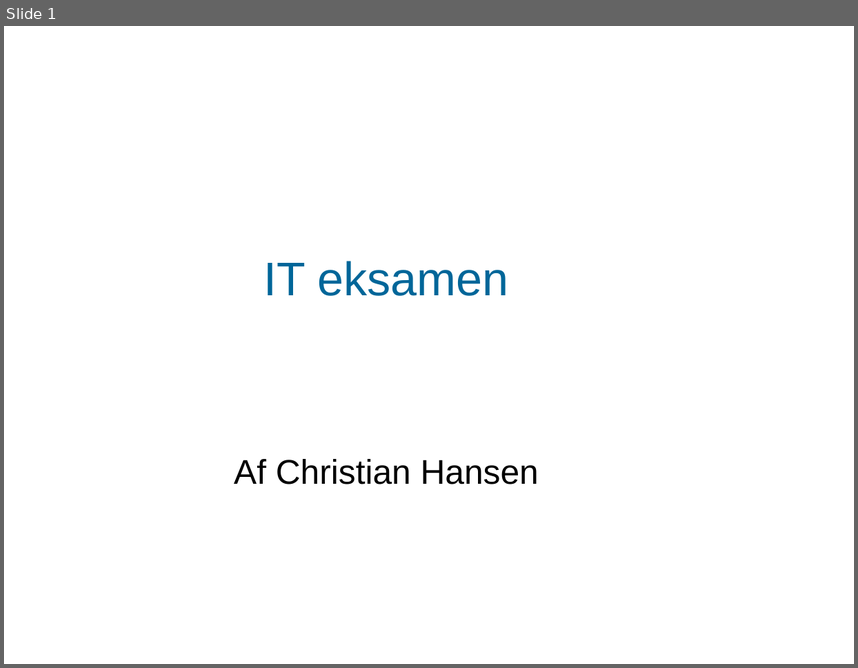
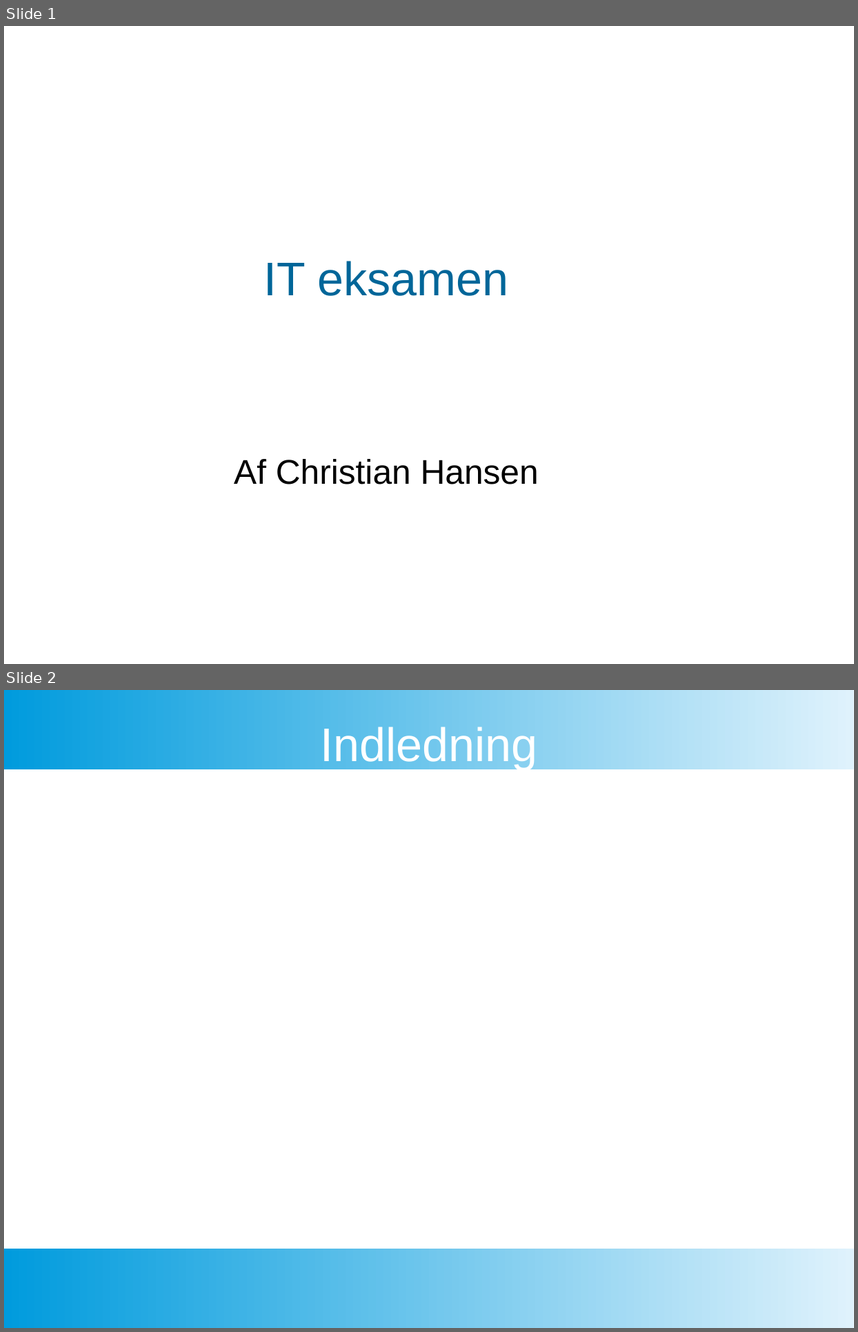
Before and after one commit to KnightOfLastDawn/it_programmering_eksamensprojekt, a slide deck: praesentationen_it__eksamen.odp. Shown one above the other, each under a label of ours: slide 1 before the commit, slides 1 and 2 after it. The pictures are 858x668 and 858x1332 pixels, drawn with LibreOffice and Linux fonts; fonts in the diff are those of the drawing; background and template pictures are left out. Boxes give left, top, right and bottom in pixels: in the first picture for what was removed or moved away, otherwise in the second. Text is boxed around its words. In the diff, an @@ line names an element or a change of style, - is before the commit and + after.

Commit message:
updated presentation

```diff
--- a/praesentationen_it__eksamen.odp
+++ b/praesentationen_it__eksamen.odp
@@ slide 2 added at (4,690,854,1328), background #FFFFFF @@
@@ freeform shape added at (4,690,854,769), fill gradient #DFF2FC to #009BDD @@
@@ title added at (320,723,537,769), 44 pt, text #FFFFFF @@
+Indledning
@@ freeform shape added at (4,1248,854,1328), fill gradient #DFF2FC to #009BDD @@
```
Also in this commit, not shown: 3 other slides added, 1 slide removed.
